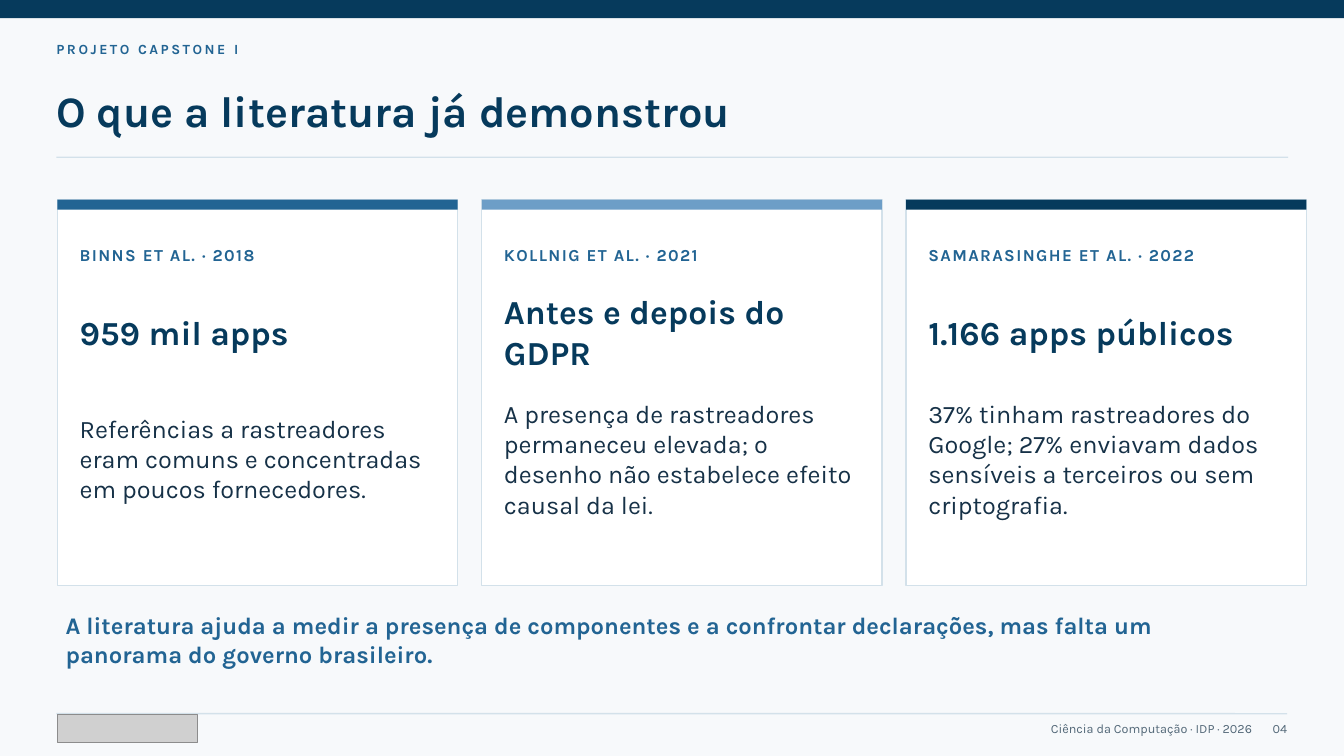
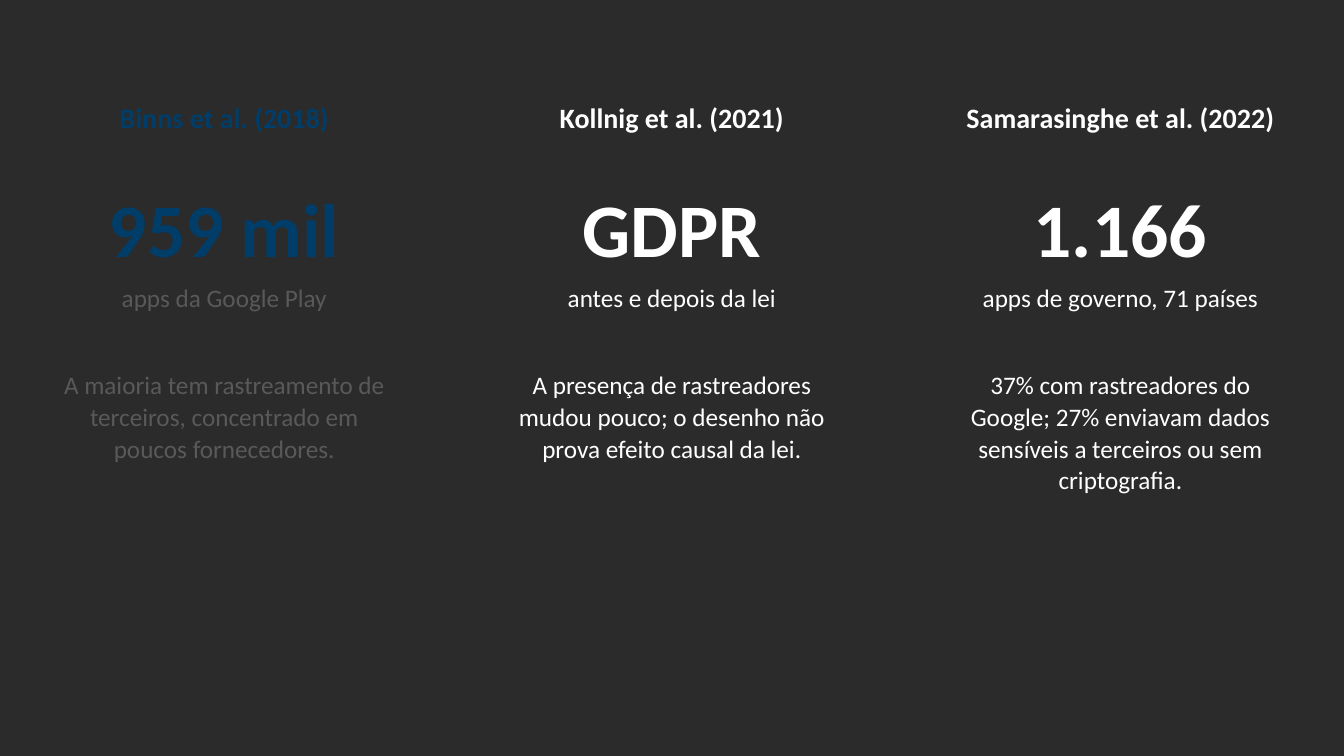
Before and after one commit to ClaudioAMF1/TCC, a slide deck: slide 4 of tcc/apresentacao/simulacao-defesa-rascunho.pptx. Drawn at 1344x756 pixels with LibreOffice and Linux fonts; fonts in the diff are those of the drawing; grey boxes stand for pictures; background and template pictures are left out; a plain dark background stands for a picture behind light text. Boxes give left, top, right and bottom in pixels: in the first picture for what was removed or moved away, otherwise in the second. Text is boxed around its words. In the diff, an @@ line names an element or a change of style, - is before the commit and + after.

```diff
--- a/tcc/apresentacao/simulacao-defesa-rascunho.pptx
+++ b/tcc/apresentacao/simulacao-defesa-rascunho.pptx
@@ background #F7F9FB to picture (left out) @@
@@ rectangle removed at bbox=[0, 0, 1344, 18] @@
@@ text removed at bbox=[56, 44, 238, 54] @@
-PROJETO CAPSTONE I
@@ text removed at bbox=[56, 93, 730, 138] @@
-O que a literatura já demonstrou
@@ text at bbox=[560, 107, 783, 133]: text changed; size 12 to 20 pt; font Karla to Calibri; text colour #226493 to #FFFFFF @@
-KOLLNIG ET AL. · 2021
+Kollnig et al. (2021)
@@ text at bbox=[966, 107, 1274, 133]: text changed; size 12 to 20 pt; font Karla to Calibri; text colour #226493 to #FFFFFF @@
-SAMARASINGHE ET AL. · 2022
+Samarasinghe et al. (2022)
@@ line removed from (56, 157) to (1289, 157) @@
@@ rectangle removed at bbox=[57, 200, 458, 586] @@
@@ rectangle removed at bbox=[57, 200, 458, 210] @@
@@ rectangle removed at bbox=[482, 200, 882, 586] @@
@@ rectangle removed at bbox=[482, 200, 882, 210] @@
@@ text added at bbox=[583, 207, 761, 258], 54 pt, text #FFFFFF, bold @@
+GDPR
@@ rectangle removed at bbox=[906, 200, 1307, 586] @@
@@ rectangle removed at bbox=[906, 200, 1307, 210] @@
@@ text at bbox=[1034, 205, 1207, 258]: text changed; size 24 to 54 pt; font Karla to Calibri; text colour #063A5C to #FFFFFF @@
-1.166 apps públicos
+1.166
@@ text at bbox=[80, 250, 255, 262]: text changed; size 12 to 20 pt; font Karla to Calibri; text colour #226493 to #003D69 @@
-BINNS ET AL. · 2018
+Binns et al. (2018)
@@ text added at bbox=[122, 290, 327, 311], 18 pt, text #595959 @@
+apps da Google Play
@@ text at bbox=[568, 289, 776, 311]: text changed; size 24 to 18 pt; font Karla to Calibri; text colour #063A5C to #FFFFFF; bold off @@
-Antes e depois do GDPR
+antes e depois da lei
@@ text added at bbox=[983, 289, 1258, 312], 18 pt, text #FFFFFF @@
+apps de governo, 71 países
@@ text at bbox=[80, 321, 288, 353]: text changed; size 24 to 54 pt; font Karla to Calibri; text colour #063A5C to #003D69 @@
-959 mil apps
+959 mil
@@ vertical alignment middle to top in 7 elements at bbox=[971, 376, 1270, 494], bbox=[560, 107, 783, 133], bbox=[966, 107, 1274, 133], bbox=[519, 376, 825, 462], bbox=[50, 101, 398, 146], bbox=[568, 289, 776, 311], bbox=[64, 377, 384, 462] @@
@@ text at bbox=[64, 377, 384, 462]: text changed; font Karla to Calibri; text colour #163147 to #595959 @@
-Referências a rastreadores eram comuns e concentradas em poucos fornecedores.
+A maioria tem rastreamento de terceiros, concentrado em poucos fornecedores.
@@ text at bbox=[519, 376, 825, 462]: text changed; font Karla to Calibri; text colour #163147 to #FFFFFF @@
-A presença de rastreadores permaneceu elevada; o desenho não estabelece efeito causal da lei.
+A presença de rastreadores mudou pouco; o desenho não prova efeito causal da lei.
@@ text at bbox=[971, 376, 1270, 494]: text changed; font Karla to Calibri; text colour #163147 to #FFFFFF @@
-37% tinham rastreadores do Google; 27% enviavam dados sensíveis a terceiros ou sem criptografia.
+37% com rastreadores do Google; 27% enviavam dados sensíveis a terceiros ou sem criptografia.
@@ text removed at bbox=[66, 617, 1152, 669] @@
-A literatura ajuda a medir a presença de componentes e a confrontar declarações, mas falta um panorama do governo brasileiro.
@@ line removed from (56, 714) to (1288, 714) @@
@@ picture removed at bbox=[57, 715, 198, 743] @@
@@ text removed at bbox=[1051, 724, 1252, 736] @@
-Ciência da Computação · IDP · 2026
@@ text removed at bbox=[1273, 725, 1288, 733] @@
-04
```
Also in this commit, not shown: 10 other slides changed, 5 slides added, 4 slides removed, 3 other files.
